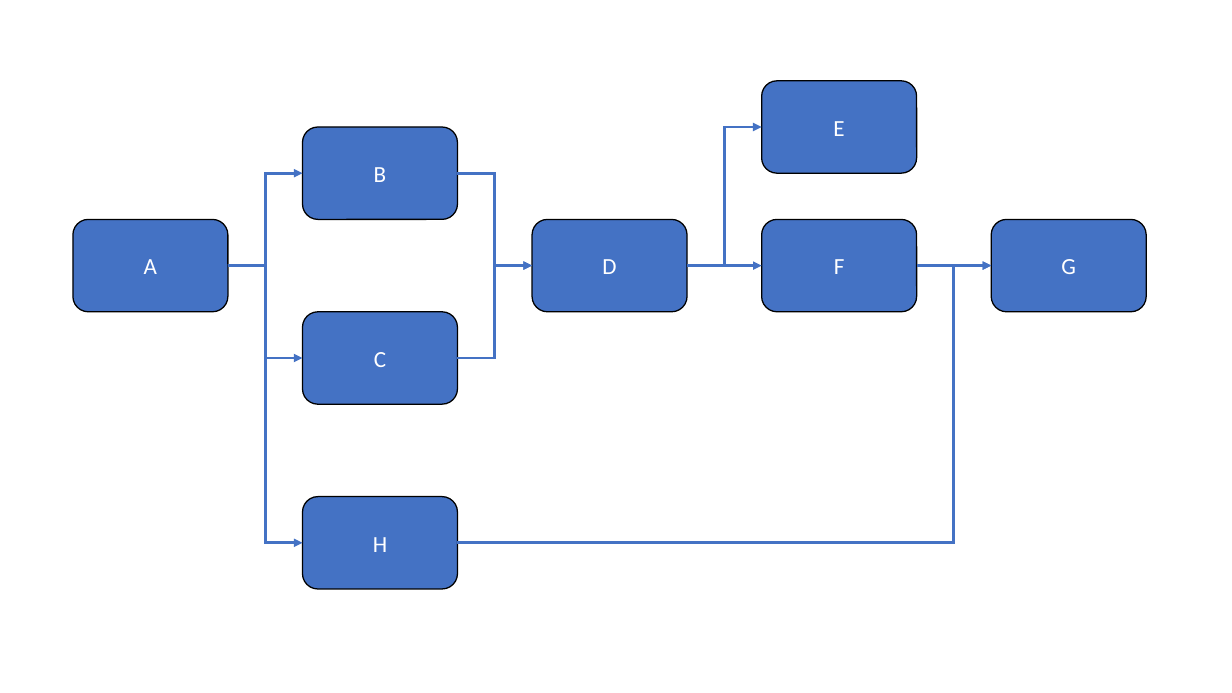
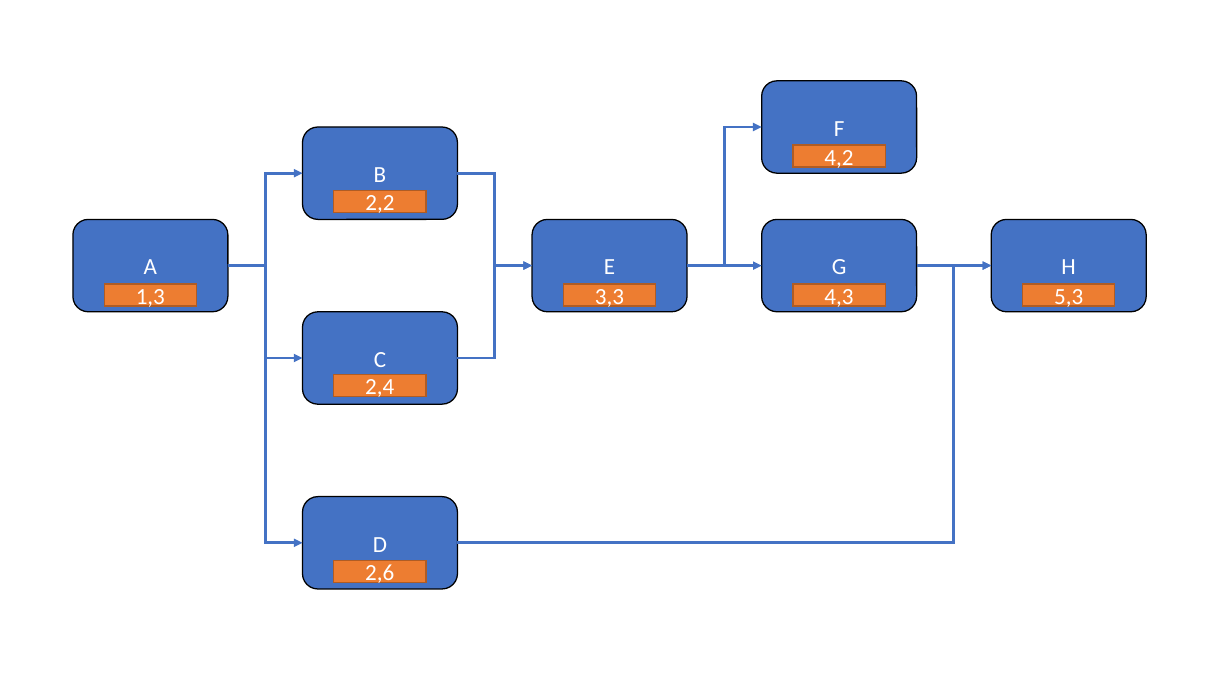
Before and after one commit to samsmithnz/ResearchTree, a slide deck: slide 1 of ResearchTreeSample.pptx. Drawn at 1232x693 pixels with LibreOffice and Linux fonts; fonts in the diff are those of the drawing. Boxes give left, top, right and bottom in pixels: in the first picture for what was removed or moved away, otherwise in the second. Text is boxed around its words. In the diff, an @@ line names an element or a change of style, - is before the commit and + after.

```diff
--- a/ResearchTreeSample.pptx
+++ b/ResearchTreeSample.pptx
@@ rectangle added at <box>793,145,885,167</box>, fill #ED7D31, outline #AF5C24 1 pt, 18 pt, text #FFFFFF @@
+4,2
@@ text in rounded rectangle at <box>834,121,845,136</box>: text changed @@
-E
+F
@@ rectangle added at <box>334,190,426,213</box>, fill #ED7D31, outline #AF5C24 1 pt, 18 pt, text #FFFFFF @@
+2,2
@@ text in rounded rectangle at <box>604,259,615,274</box>: text changed @@
-D
+E
@@ text in rounded rectangle at <box>832,259,847,274</box>: text changed @@
-F
+G
@@ text in rounded rectangle at <box>1061,259,1075,274</box>: text changed @@
-G
+H
@@ rectangle added at <box>104,284,197,306</box>, fill #ED7D31, outline #AF5C24 1 pt, 18 pt, text #FFFFFF @@
+1,3
@@ rectangle added at <box>564,284,656,306</box>, fill #ED7D31, outline #AF5C24 1 pt, 18 pt, text #FFFFFF @@
+3,3
@@ rectangle added at <box>793,284,885,306</box>, fill #ED7D31, outline #AF5C24 1 pt, 18 pt, text #FFFFFF @@
+4,3
@@ rectangle added at <box>1023,284,1116,306</box>, fill #ED7D31, outline #AF5C24 1 pt, 18 pt, text #FFFFFF @@
+5,3
@@ rectangle added at <box>334,374,426,396</box>, fill #ED7D31, outline #AF5C24 1 pt, 18 pt, text #FFFFFF @@
+2,4
@@ text in rounded rectangle at <box>373,537,387,552</box>: text changed @@
-H
+D
@@ rectangle added at <box>334,561,426,583</box>, fill #ED7D31, outline #AF5C24 1 pt, 18 pt, text #FFFFFF @@
+2,6
```
Also in this commit, not shown: 4 other files.
